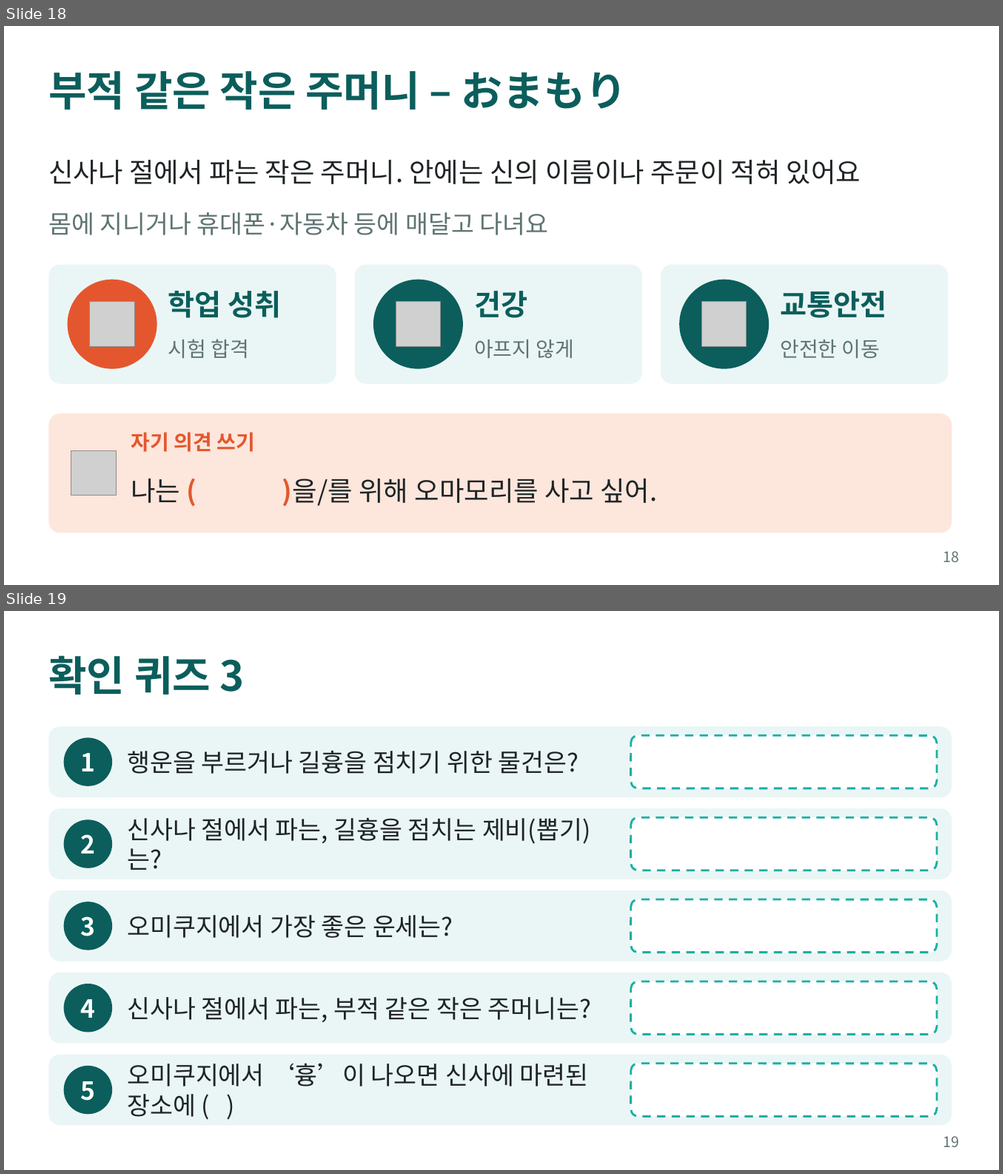
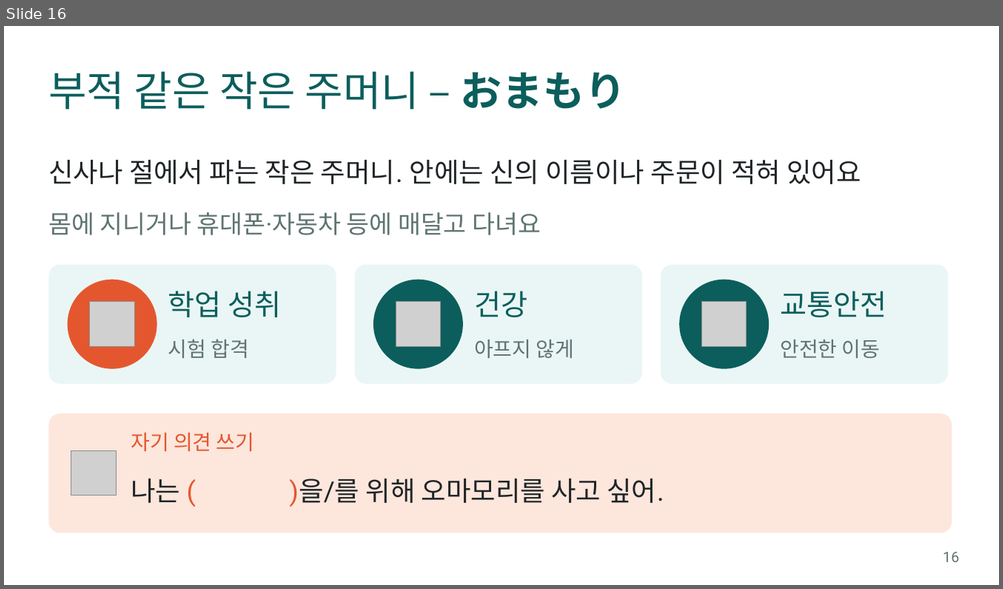
Before and after one commit to choeetururira/japanese, a slide deck: 일본문화광장_수업.pptx. Shown one above the other, each under a label of ours: slides 18 and 19 before the commit, slide 16 after it. The pictures are 1003x1174 and 1003x589 pixels, drawn with LibreOffice and Linux fonts; fonts in the diff are those of the drawing; grey boxes stand for pictures. Boxes give left, top, right and bottom in pixels: in the first picture for what was removed or moved away, otherwise in the second. Text is boxed around its words. In the diff, an @@ line names an element or a change of style, - is before the commit and + after.

```diff
--- a/일본문화광장_수업.pptx
+++ b/일본문화광장_수업.pptx
@@ slide 19 removed at bbox=[4, 611, 999, 1170], background #FFFFFF @@
@@ title removed at bbox=[48, 655, 244, 695] @@
-확인 퀴즈 3
@@ rounded rectangle removed at bbox=[48, 726, 951, 797] @@
@@ ellipse removed at bbox=[64, 738, 112, 786] @@
@@ rounded rectangle removed at bbox=[631, 735, 936, 789] @@
@@ text removed at bbox=[80, 753, 95, 772] @@
-1
@@ text removed at bbox=[127, 750, 579, 774] @@
-행운을 부르거나 길흉을 점치기 위한 물건은?
@@ rounded rectangle removed at bbox=[48, 809, 951, 880] @@
@@ ellipse removed at bbox=[64, 820, 112, 869] @@
@@ text removed at bbox=[127, 817, 590, 870] @@
-신사나 절에서 파는, 길흉을 점치는 제비(뽑기)는?
@@ rounded rectangle removed at bbox=[631, 817, 936, 871] @@
@@ text removed at bbox=[80, 834, 95, 854] @@
-2
@@ rounded rectangle removed at bbox=[48, 891, 951, 962] @@
@@ ellipse removed at bbox=[64, 902, 112, 951] @@
@@ text removed at bbox=[80, 917, 95, 937] @@
-3
@@ text removed at bbox=[127, 915, 453, 938] @@
-오미쿠지에서 가장 좋은 운세는?
@@ rounded rectangle removed at bbox=[631, 900, 936, 953] @@
@@ rounded rectangle removed at bbox=[48, 973, 951, 1044] @@
@@ ellipse removed at bbox=[64, 984, 112, 1033] @@
@@ rounded rectangle removed at bbox=[631, 982, 936, 1035] @@
@@ text removed at bbox=[80, 999, 95, 1018] @@
-4
@@ text removed at bbox=[127, 997, 592, 1022] @@
-신사나 절에서 파는, 부적 같은 작은 주머니는?
@@ rounded rectangle removed at bbox=[48, 1055, 951, 1126] @@
@@ ellipse removed at bbox=[64, 1066, 112, 1115] @@
@@ text removed at bbox=[127, 1063, 588, 1117] @@
-오미쿠지에서 ‘흉’이 나오면 신사에 마련된 장소에 ( )
@@ rounded rectangle removed at bbox=[631, 1064, 936, 1117] @@
@@ text removed at bbox=[80, 1082, 95, 1101] @@
-5
@@ page number removed at bbox=[943, 1136, 959, 1147] @@
-19
@@ what was slide 18 is now slide 16 @@
@@ slide 16 changed as well @@
@@ title "부적 같은 작은 주머니 – ..." at bbox=[48, 71, 626, 110]: font Noto Sans CJK KR to Roboto, bold off in "부적 같은 작은 주머니 –" @@
@@ text "몸에 지니거나 휴대폰·자동차 등에 매달고 ..." at bbox=[48, 212, 540, 235]: font Noto Sans CJK KR to Roboto @@
@@ font Noto Sans CJK KR to Roboto, bold off in 4 elements at bbox=[168, 291, 282, 318], bbox=[474, 291, 527, 318], bbox=[780, 291, 886, 318], bbox=[131, 433, 255, 452] @@
@@ text "나는 ( )을/를 위해 오마모리를 ..." at bbox=[131, 479, 663, 507]: font Noto Sans CJK KR to Roboto; bold off in "( )을/를" @@
@@ page number at bbox=[942, 552, 959, 562]: text changed; font Noto Sans CJK KR to Roboto @@
-18
+16
```
Also in this commit, not shown: 22 other slides changed, 3 other slides removed, 1 other file.
